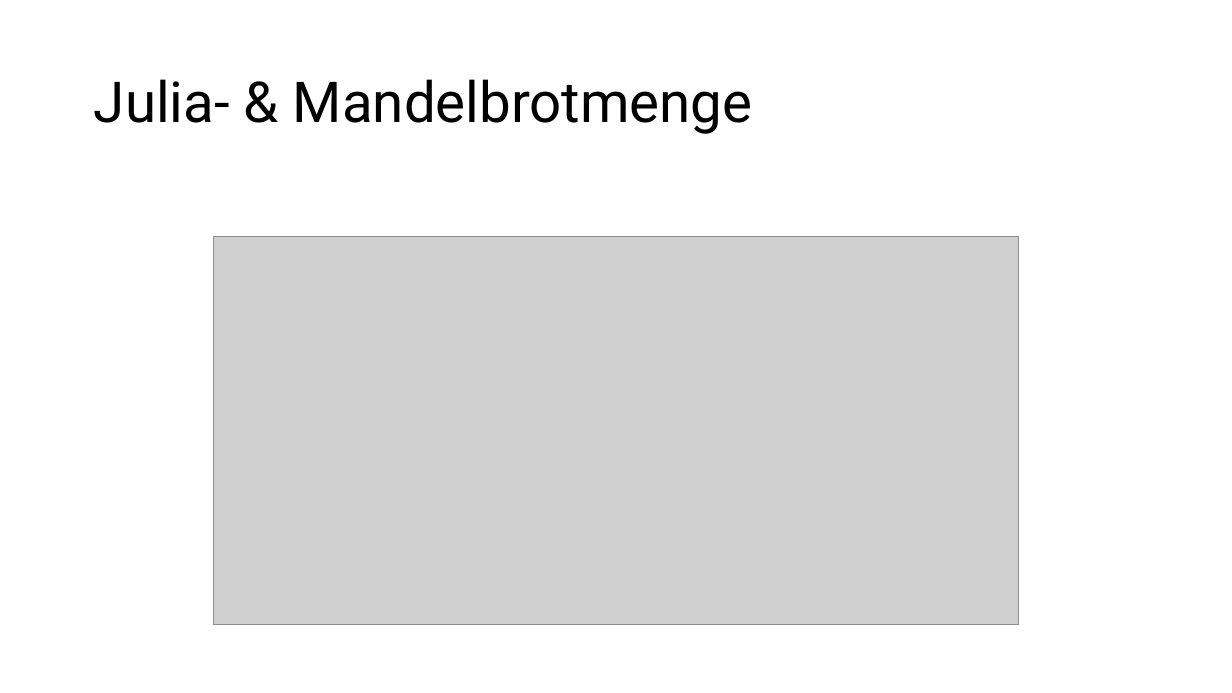
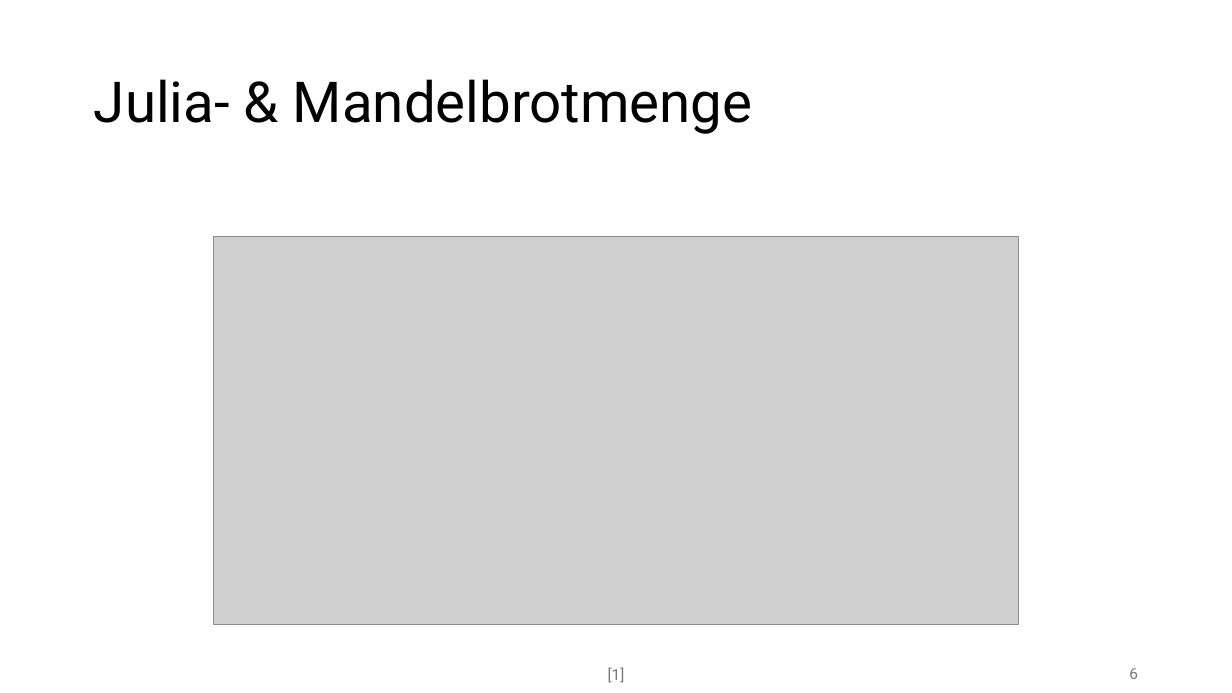
Before and after one commit to Preunicom/FractalCore, a slide deck: slide 6 of docs/Endpraesentation/DAPI_FractalCore_Endpraesentation.pptx. Drawn at 1232x693 pixels with LibreOffice and Linux fonts; fonts in the diff are those of the drawing; grey boxes stand for pictures. Boxes give left, top, right and bottom in pixels: in the first picture for what was removed or moved away, otherwise in the second. Text is boxed around its words. In the diff, an @@ line names an element or a change of style, - is before the commit and + after.

```diff
--- a/docs/Endpraesentation/DAPI_FractalCore_Endpraesentation.pptx
+++ b/docs/Endpraesentation/DAPI_FractalCore_Endpraesentation.pptx
@@ text added at [608,667,625,683], 12 pt, text #797979 @@
+[1]
@@ page number added at [1129,668,1138,679], 12 pt, text #797979 @@
+6
```
Also in this commit, not shown: 19 other slides changed, 1 slide added, 1 other file.
